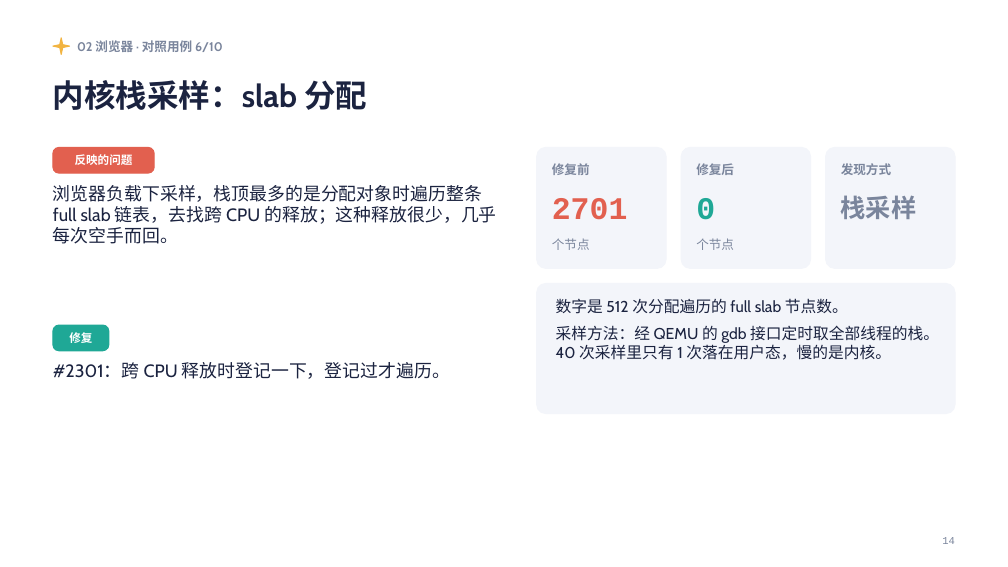
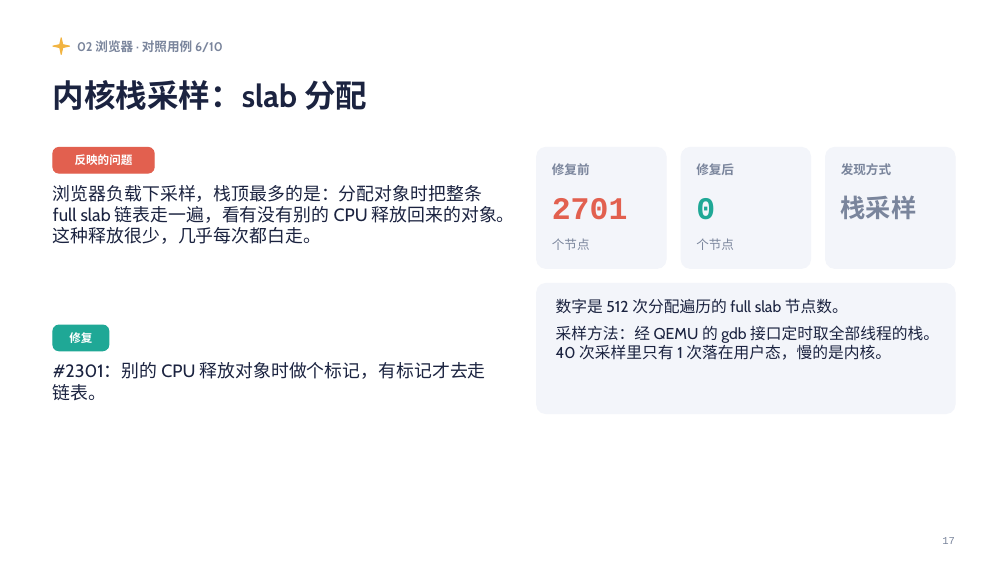
Before and after one commit to Lfan-ke/tgoskits, a slide deck: slide 17 of 实习总结.pptx (slide 14 before the commit). Drawn at 1008x567 pixels with LibreOffice and Linux fonts; fonts in the diff are those of the drawing. Boxes give left, top, right and bottom in pixels: in the first picture for what was removed or moved away, otherwise in the second. Text is boxed around its words. In the diff, an @@ line names an element or a change of style, - is before the commit and + after.

```diff
--- a/实习总结.pptx
+++ b/实习总结.pptx
@@ text at (x1=53, y1=185, x2=515, y2=244): text changed @@
-浏览器负载下采样，栈顶最多的是分配对象时遍历整条 full slab 链表，去找跨 CPU 的释放；这种释放很少，几乎每次空手而回。
+浏览器负载下采样，栈顶最多的是：分配对象时把整条 full slab 链表走一遍，看有没有别的 CPU 释放回来的对象。这种释放很少，几乎每次都白走。
@@ text at (x1=53, y1=362, x2=486, y2=401): text changed @@
-#2301：跨 CPU 释放时登记一下，登记过才遍历。
+#2301：别的 CPU 释放对象时做个标记，有标记才去走链表。
@@ text at (x1=942, y1=537, x2=955, y2=544): text changed @@
-14
+17
```
Also in this commit, not shown: 24 other slides changed, 9 slides added.
